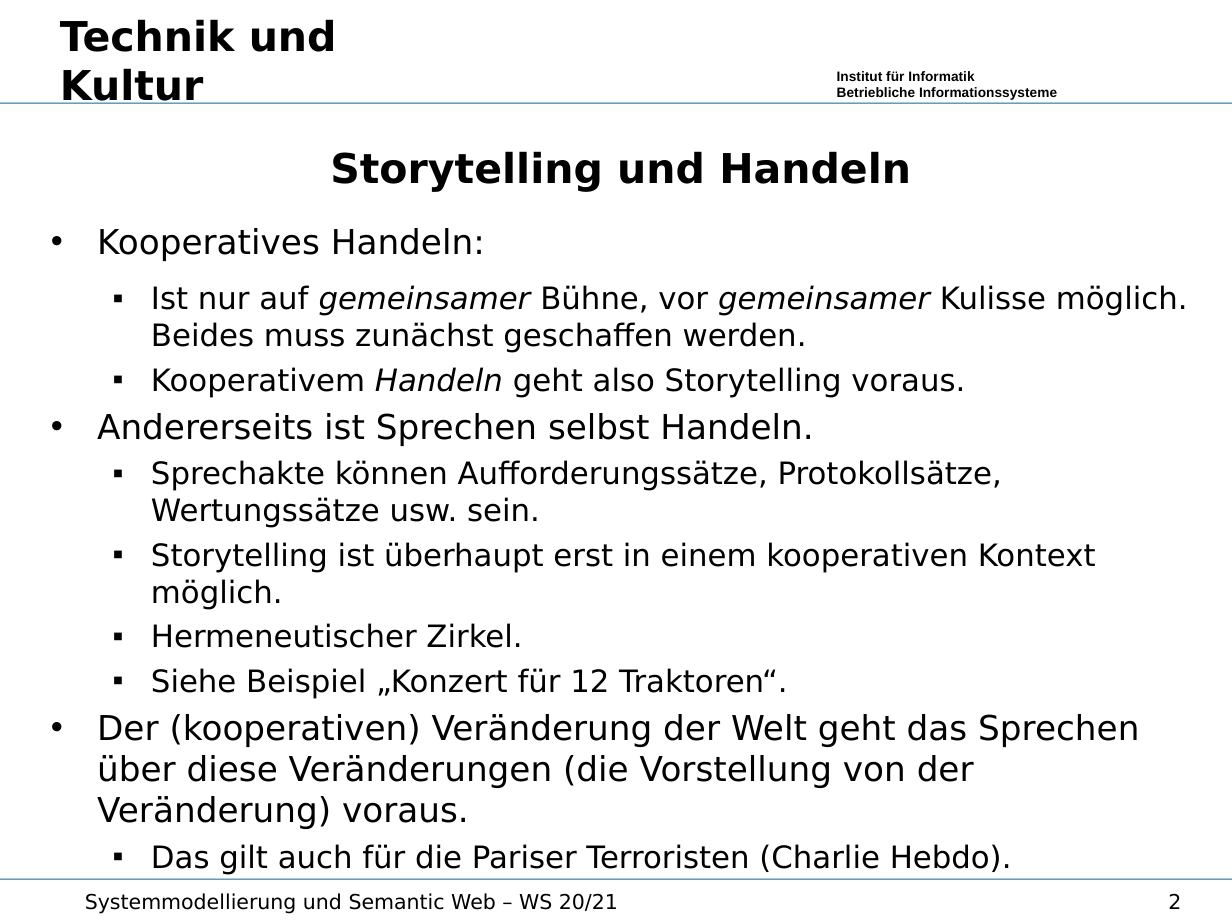
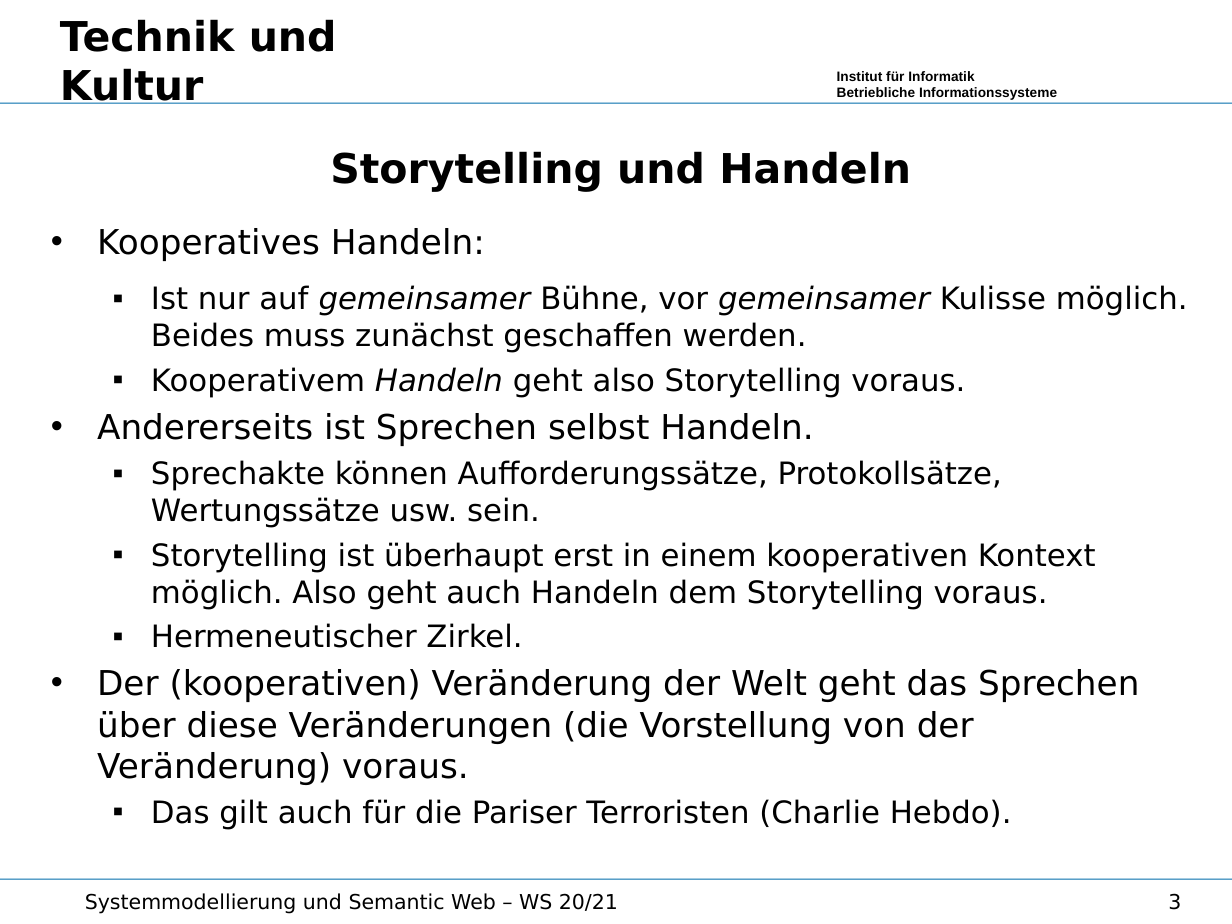
Before and after one commit to wumm-project/Leipzig-Seminar, a slide deck: slide 3 of Wintersemester-2020/Vorlesung/Storytelling.odp (slide 2 before the commit). Drawn at 1232x924 pixels with LibreOffice and Linux fonts; fonts in the diff are those of the drawing; background and template pictures are left out. Boxes give left, top, right and bottom in pixels: in the first picture for what was removed or moved away, otherwise in the second. Text is boxed around its words. In the diff, an @@ line names an element or a change of style, - is before the commit and + after.

```diff
--- a/Wintersemester-2020/Vorlesung/Storytelling.odp
+++ b/Wintersemester-2020/Vorlesung/Storytelling.odp
@@ text at (x1=151, y1=542, x2=1096, y2=610): text changed @@
-  ▪ Storytelling ist überhaupt erst in einem kooperativen Kontext möglich.
+  ▪ Storytelling ist überhaupt erst in einem kooperativen Kontext möglich. Also geht auch Handeln dem Storytelling voraus.
@@ text at (x1=151, y1=668, x2=787, y2=699): paragraph removed @@
-  ▪ Siehe Beispiel „Konzert für 12 Traktoren“.
@@ page number at (x1=1168, y1=893, x2=1181, y2=910): text changed @@
-2
+3
```
Also in this commit, not shown: 5 other slides changed, 1 slide added, 21 slides removed, 6 other files.
